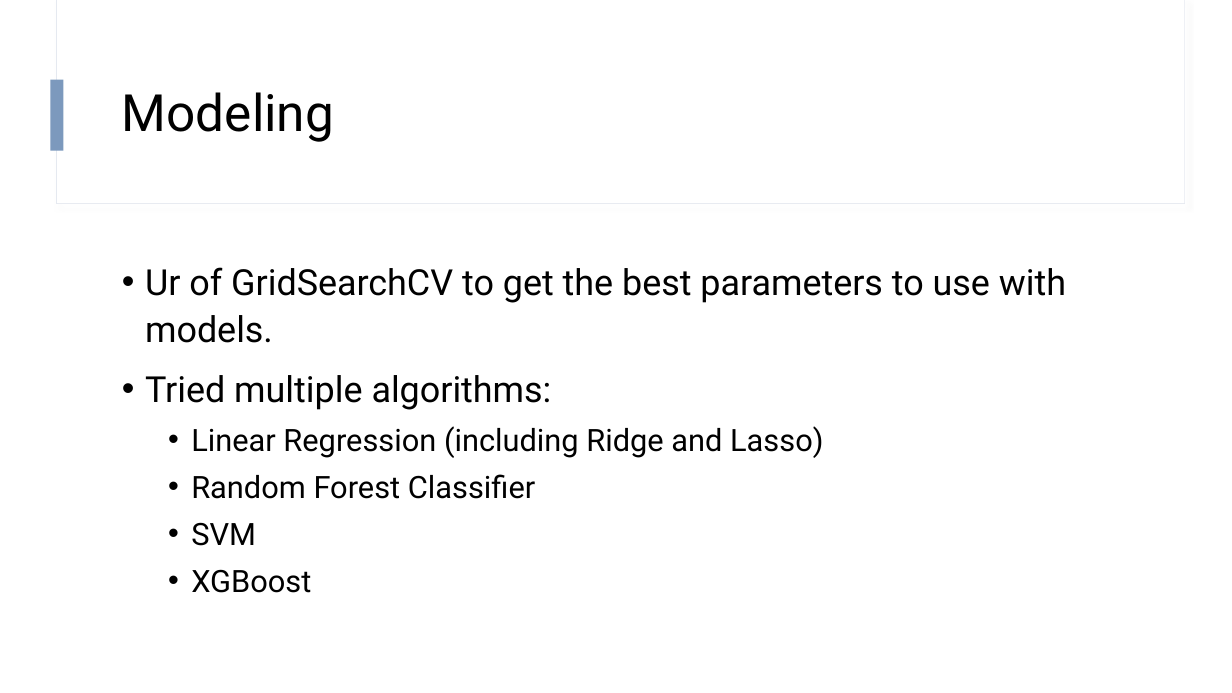
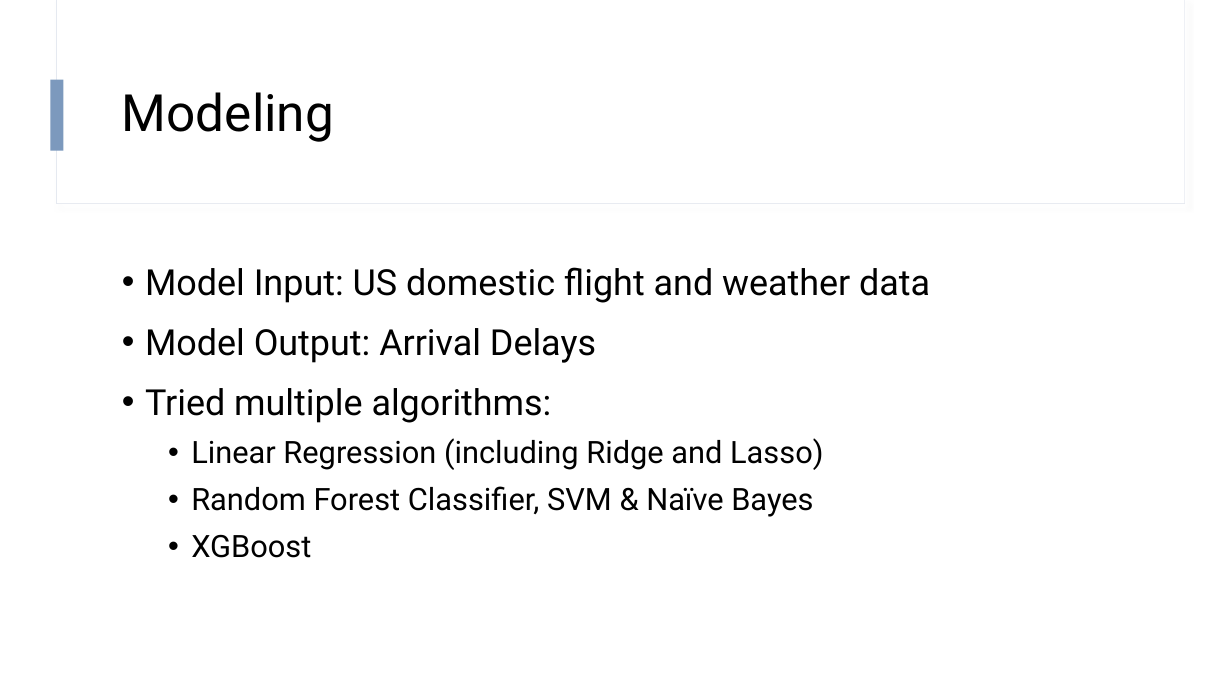
Before and after one commit to hapl/predict-flight-delays, a slide deck: slide 9 of output/presentation/Project_presentation_v2.pptx (slide 10 before the commit). Drawn at 1232x693 pixels with LibreOffice and Linux fonts; fonts in the diff are those of the drawing. Boxes give left, top, right and bottom in pixels: in the first picture for what was removed or moved away, otherwise in the second. Text is boxed around its words. In the diff, an @@ line names an element or a change of style, - is before the commit and + after.

```diff
--- a/output/presentation/Project_presentation_v2.pptx
+++ b/output/presentation/Project_presentation_v2.pptx
@@ text at (x1=145, y1=267, x2=930, y2=363): text changed @@
-• Ur of GridSearchCV to get the best parameters to use with models.
+• Model Input: US domestic flight and weather data
+• Model Output: Arrival Delays
@@ text at (x1=191, y1=486, x2=813, y2=517): text changed @@
-  • Random Forest Classifier
-  • SVM
+  • Random Forest Classifier, SVM & Naïve Bayes
```
Also in this commit, not shown: 5 other slides changed, 1 slide added, 2 slides removed.
